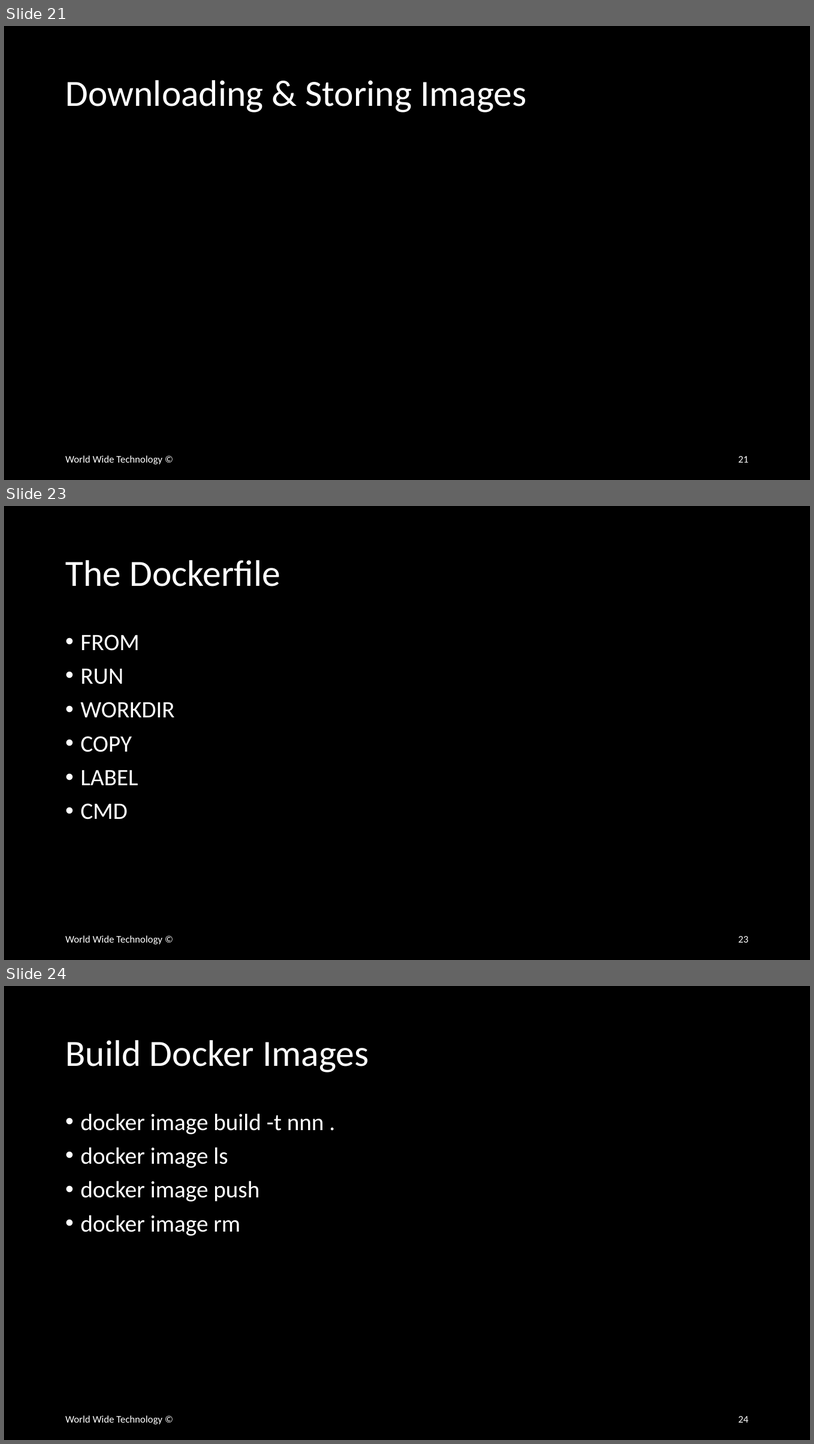
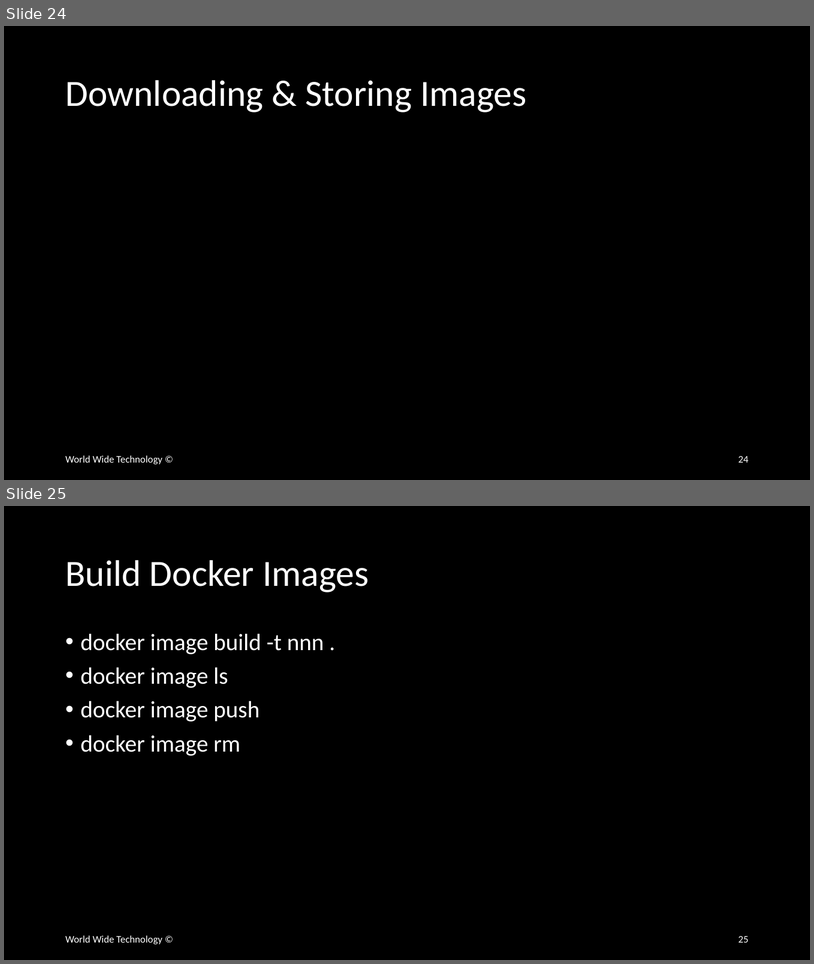
Before and after one commit to wwt/docker-foundations, a slide deck: docker-foundations.pptx. Shown one above the other, each under a label of ours: slides 21, 23 and 24 before the commit, slides 24 and 25 after it; the slides between them are not shown. The pictures are 814x1444 and 814x964 pixels, drawn with LibreOffice and Linux fonts; fonts in the diff are those of the drawing. Boxes give left, top, right and bottom in pixels: in the first picture for what was removed or moved away, otherwise in the second. Text is boxed around its words. In the diff, an @@ line names an element or a change of style, - is before the commit and + after.

Commit message:
Added Dockerfile and FROM instruction overview

```diff
--- a/docker-foundations.pptx
+++ b/docker-foundations.pptx
@@ slide 23 removed at [4,506,810,960], background #000000 @@
@@ title removed at [65,560,281,586] @@
-The Dockerfile
@@ text removed at [81,634,175,819] @@
-• FROM
-• RUN
-• WORKDIR
-• COPY
-• LABEL
-• CMD
@@ text removed at [65,935,162,944] @@
-World Wide Technology ©
@@ page number removed at [738,936,749,942] @@
-23
@@ what was slide 21 is now slide 24 @@
@@ page number at [738,456,749,462]: text changed @@
-21
+24
@@ what was slide 24 is now slide 25 @@
@@ page number at [738,936,749,942]: text changed @@
-24
+25
```
Also in this commit, not shown: 1 slide changed, 2 slides added.
